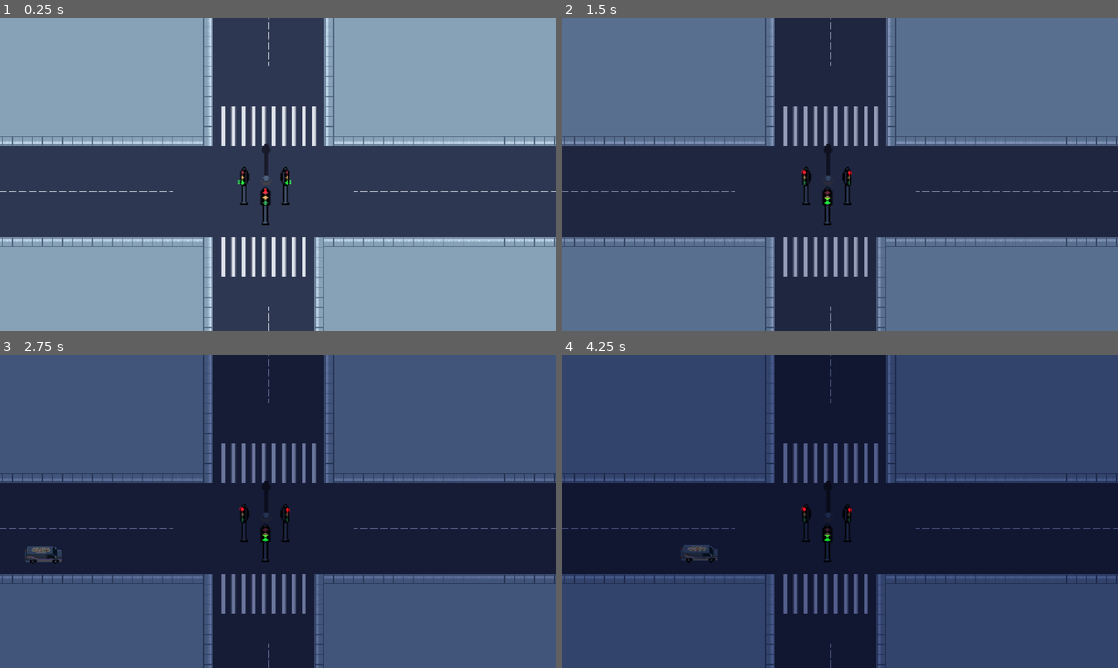
Above: before the commit, frames 1-4 (two rows, left to right).
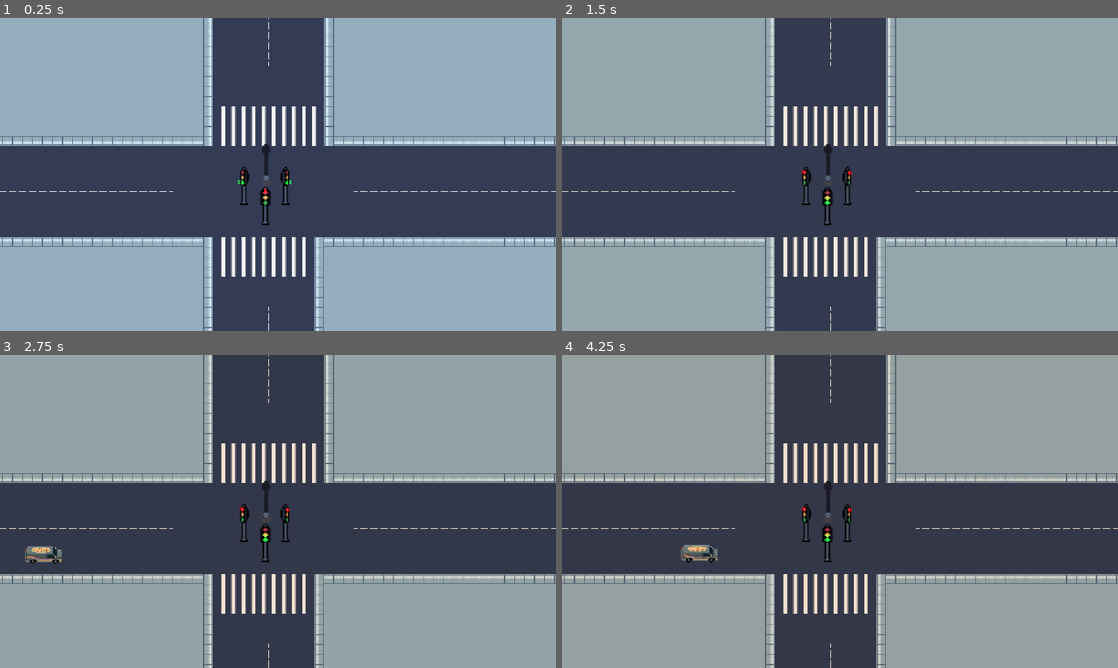
Above: after the commit, the same moments.

Repository: lafgo-fc/game-jam-repoooo
Game: Godot game, scene res://scne/test_one.tscn
Same seed, same stepped clock (60 frames per second), same inputs: the game is played once before the commit and once after it.
Inputs:
- Up to frame 1 (0.25 s): no input
- Up to frame 2 (1.5 s): tap Enter (ui_accept) at 0.5, 0.77, 1.25 s; hold R (traffic control right and left) from 0.53 s (still down)
- Up to frame 3 (2.75 s): keep holding R (traffic control right and left); tap Enter (ui_accept) at 1.52 s
- Up to frame 4 (4.25 s): keep holding R (traffic control right and left); tap Enter (ui_accept) at 3.02, 3.77 s

The runs differ from the first frame. In frame 2, 60% of the frame differs, in the area x 0-100%, y 0-100%; in frame 3, 100%; in frame 4, 100%.

Commit message:
fixed the reached pt var

Diff:
--- a/scne/pedestians.gd
+++ b/scne/pedestians.gd
@@ -87,7 +87,8 @@
 	var distance = global_position.distance_to(near_pt.global_position)
 	var direction = global_position.direction_to(near_pt.global_position)
 	if distance < 5.0:
-		near_pt = reached_pt
+		print(near_pt)
+		reached_pt = near_pt
 		print(reached_pt)
 		nex_pt()
 		return
@@ -134,7 +135,7 @@
 		near_pt = possible_pt.pick_random()
 
 	elif near_pt == pt_4:
-		var possible_pt = [pt_9]
+		var possible_pt = [pt_9,pt_3,pt_5, pt_2]
 		near_pt = possible_pt.pick_random()
 func  check_signal():
 	stop_signal = false
--- a/scne/test_one.gd
+++ b/scne/test_one.gd
@@ -20,7 +20,7 @@
 		GameData.daycycle = "night"
 
 func _ready() -> void:
-	day_timer.start(400)
+	pass
 
 # Called every frame. 'delta' is the elapsed time since the previous frame.
 func _process(delta: float) -> void:
